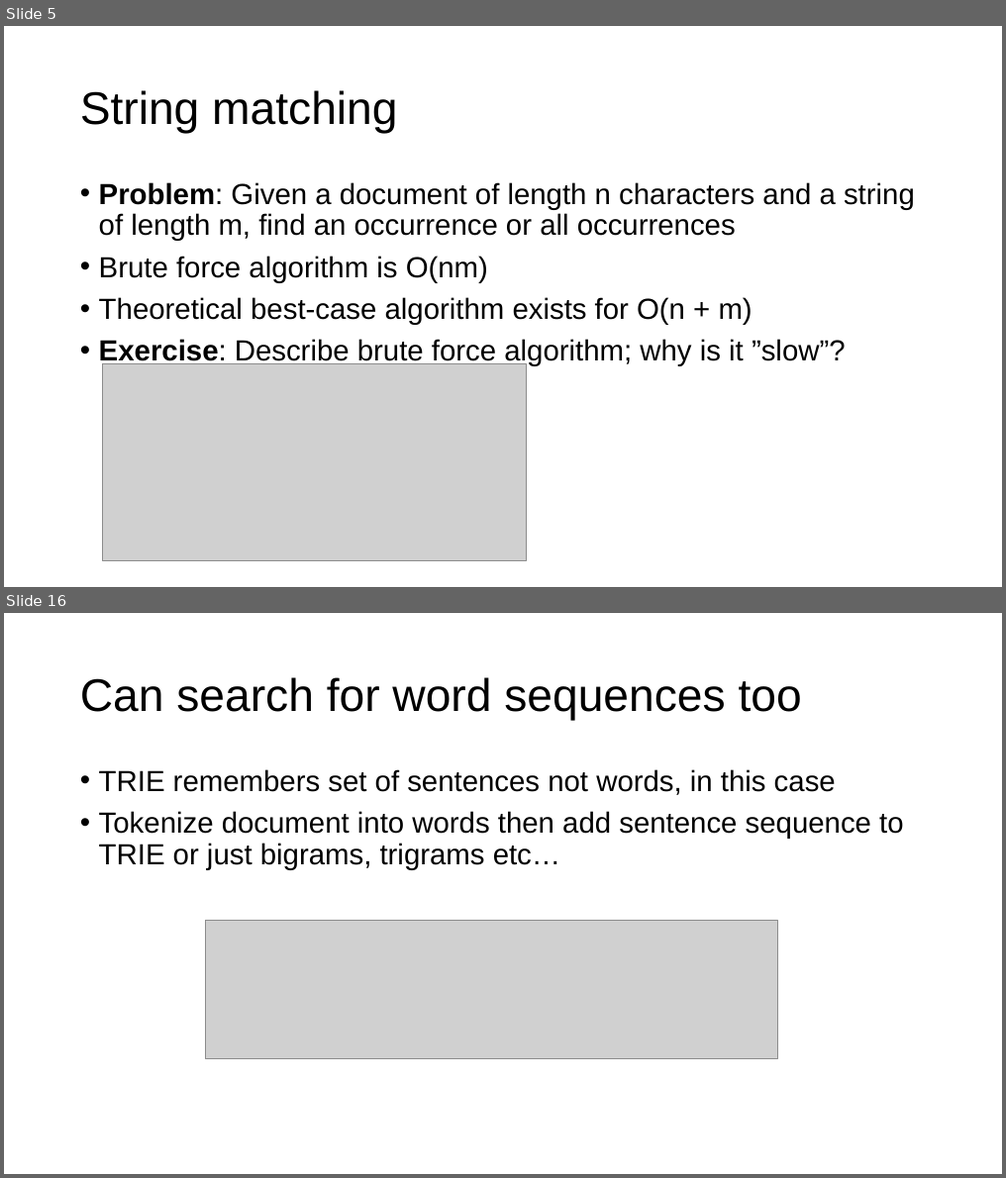
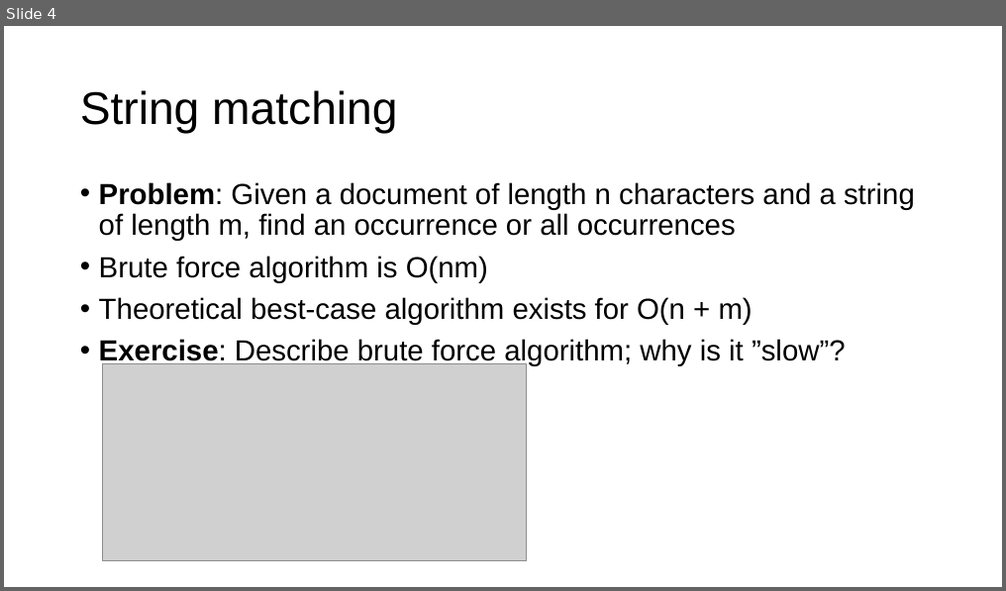
Before and after one commit to USFCA-MSDS/msds689, a slide deck: notes/searching.pptx. Shown one above the other, each under a label of ours: slides 5 and 16 before the commit, slide 4 after it; the slides between them are not shown. The pictures are 1006x1178 and 1006x591 pixels, drawn with LibreOffice and Linux fonts; fonts in the diff are those of the drawing; grey boxes stand for pictures; background and template pictures are left out. Boxes give left, top, right and bottom in pixels: in the first picture for what was removed or moved away, otherwise in the second. Text is boxed around its words. In the diff, an @@ line names an element or a change of style, - is before the commit and + after.

```diff
--- a/notes/searching.pptx
+++ b/notes/searching.pptx
@@ slide 16 removed at (x1=4, y1=613, x2=1002, y2=1174), background #FFFFFF @@
@@ title removed at (x1=80, y1=677, x2=802, y2=721) @@
-Can search for word sequences too
@@ text removed at (x1=99, y1=769, x2=903, y2=870) @@
-• TRIE remembers set of sentences not words, in this case
-• Tokenize document into words then add sentence sequence to TRIE or just bigrams, trigrams etc…
@@ picture removed at (x1=205, y1=920, x2=777, y2=1059) @@
@@ what was slide 5 is now slide 4 @@
```
Also in this commit, not shown: 18 other slides removed, 1 other file.
